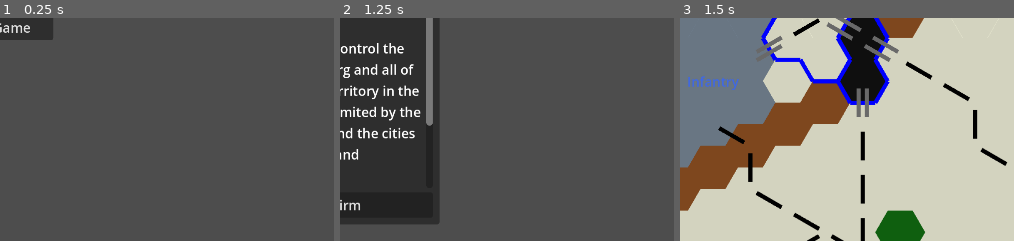
Above: before the commit, frames 1-3 (left to right).
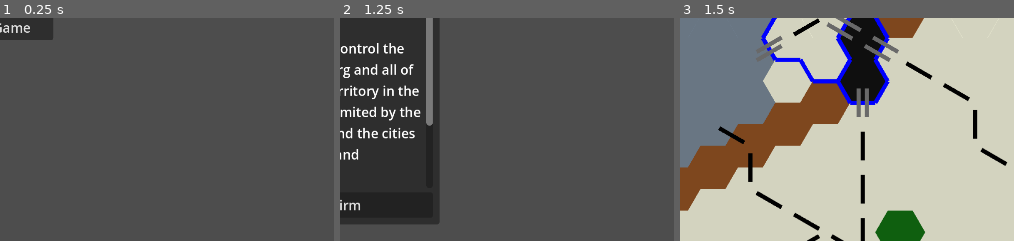
Above: after the commit, the same moments.

Repository: Jayjader/WarOfTheDukes
Game: Godot game, scene res://main_game_scene.tscn
The game is run twice, just before and just after one commit, with the same random seed, the same clock (stepped at 60 frames per second) and the same inputs.
Inputs:
- Up to frame 1 (0.25 s): no input
- Up to frame 2 (1.25 s): click "New Game" at 0.5 s
- Up to frame 3 (1.5 s): click "Confirm" at 1.25 s
The pictures show only the part of the screen within x 41-91%, y 50-100%; the shares and areas given below are measured in that part.

Frames 1-2 are identical in both runs. In frame 3, 0.3% of the frame differs, in the area x 2-18%, y 26-33%.

Commit message:
adapt rest of project to use autoloaded map data

Diff:
--- a/board/BoardRoot.gd
+++ b/board/BoardRoot.gd
@@ -1,7 +1,5 @@
 @tool
 extends Node2D
-
-var in_tree = false
 
 var EditingGroup: StringName = &"map-edit-ui"
 
@@ -10,35 +8,25 @@
 signal hex_hovered(tile: Vector2i)
 signal hex_clicked(tile: Vector2i, kind, zones)
 
-@export var editing: bool:
+@export var editing: bool = false:
 	set(value):
 		print_debug("toggling editing to %s" % value)
 		editing = value
 		toggled_editing.emit(value)
-		if in_tree:
+		if self.is_node_ready():
 			for ui in get_tree().get_nodes_in_group(EditingGroup):
 				ui.set_visible(editing)
 
 			$Background.set_self_modulate(Color.WHITE if editing else Color.TRANSPARENT)
 
-signal data_load_requested
 func _ready():
-	in_tree = true
-	editing = false
 	MapData.load_data()
-	data_load_requested.connect(MapData.load_data)
 
 
 func _unhandled_input(event):
 	if not Engine.is_editor_hint():
 		if event.is_action_pressed("Edit Map Data"):
 			editing = !editing
-
-signal data_saved
-func _on_map_data_save():
-	data_saved.emit()
-
-
 
 @export var report_hovered_hex: bool:
 	get:
--- a/board/MapDataHandler.gd
+++ b/board/MapDataHandler.gd
@@ -11,7 +11,7 @@
 	ResourceSaver.save(map, "res://map_data.tres", ResourceSaver.FLAG_REPLACE_SUBRESOURCE_PATHS)
 
 func load_data():
-	map = ResourceLoader.load("res://map_data.tres", "HexMapData")
+	map = ResourceLoader.load("res://map_data.tres", "HexMapData", ResourceLoader.CACHE_MODE_IGNORE)
 	if map == null:
 		print_debug("map data not found")
 		map = HexMapData.new()
--- a/board/Palette.gd
+++ b/board/Palette.gd
@@ -27,16 +27,14 @@
 	set(value):
 		print_debug("palette selection change: %s" % value)
 		selected = value
-		var to_emit
 		if selected == "EraseTile" or selected in items:
-			to_emit = palette_tile_selected
+			palette_tile_selected.emit(selected)
 		elif selected == "EraseBorder" or selected in borders:
-			to_emit = palette_border_selected
+			palette_border_selected.emit(selected)
 		elif selected == "EraseZone" or selected in zones:
-			to_emit = palette_zone_selected
+			palette_zone_selected.emit(selected)
 		else:
-			to_emit = palette_selection_cleared
-		to_emit.emit(selected)
+			palette_selection_cleared.emit()
 		%Selected.set_text(selected if selected != "" else "(None)")
 
 func clear_selection():
--- a/game_session/unit_layer/unit_layer_root.gd
+++ b/game_session/unit_layer/unit_layer_root.gd
@@ -1,24 +1,20 @@
 extends Node2D
 
 const Unit = preload("res://game_session/unit_layer/unit_root.tscn")
-
-var starting_pieces: Dictionary = { Vector2i(1, 1): [Enums.Unit.Infantry, Enums.Faction.Orfburg] }
-
-@export var hex_size = 60
 
 func _place_piece(tile: Vector2i, kind: Enums.Unit, faction: Enums.Faction):
 	var unit = Unit.instantiate()
 	add_child(unit)
 	unit.kind = kind
 	unit.faction = faction
-	unit.position = Util.hex_coords_to_pixel(tile, hex_size)
+	unit.position = Util.hex_coords_to_pixel(tile, MapData.map.hex_size_in_pixels)
 	unit.connect(
 		"selected",
 		func():
 			unit_clicked.emit(
 				unit.kind,
 				unit.faction,
-				Util.nearest_hex_in_axial(unit.position, Vector2i(0, 0), hex_size))
+				Util.nearest_hex_in_axial(unit.position, Vector2i(0, 0), MapData.map.hex_size_in_pixels))
 				)
 
 signal unit_clicked(kind: Enums.Unit, faction: Enums.Faction, tile: Vector2i)
@@ -26,8 +22,3 @@
 func make_faction_selectable(faction):
 	for unit in get_children():
 		unit.selectable = unit.faction == faction
-
-func _ready():
-	for tile in starting_pieces:
-		var unit = starting_pieces[tile]
-		_place_piece(tile, unit[0], unit[1])
--- a/game_session/unit_layer/unit_root.gd
+++ b/game_session/unit_layer/unit_root.gd
@@ -16,10 +16,6 @@
 		if not selectable:
 			_selected = false
 
-var hex_size:
-	get:
-		return get_parent().hex_size
-
 signal selected()
 var _selected: bool = false:
 	set(value):
@@ -29,6 +25,7 @@
 func _unhandled_input(event):
 	if event is InputEventMouseButton and event.button_index == MOUSE_BUTTON_LEFT and event.is_pressed():
 		if selectable:
+			var hex_size = MapData.map.hex_size_in_pixels
 			var tile: Vector2 = Util.nearest_hex_in_world(event.position, Vector2i(0, 0), hex_size)[0]
 			if  tile.distance_to(self.position) < hex_size / 2:
 				get_viewport().set_input_as_handled()
